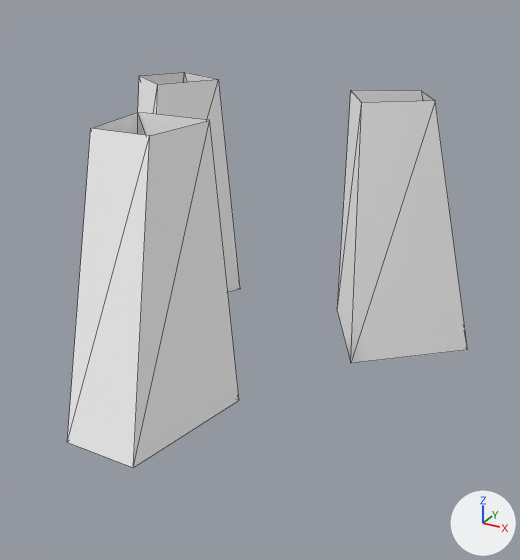
The OBJ model Assets/Art/Nova1492/GXConverted/Models/UnitParts/Accessories/datan_common_acptwr2_3468410b.obj: old version first, new version second.
One viewpoint serves both versions: a 50 mm camera at (1.063, -1.815, 1.231) aimed at (0.101, -0.066, 0.357). Every picture has the same lights, and +X, +Y and +Z are marked at lower right. The picture after the commit comes second. Mesh edges are drawn as thin lines. Where no turn or scale is listed for an object, it has been applied to the vertices.

Objects in the first picture: 'datan_common_acptwr2_3468410b'.
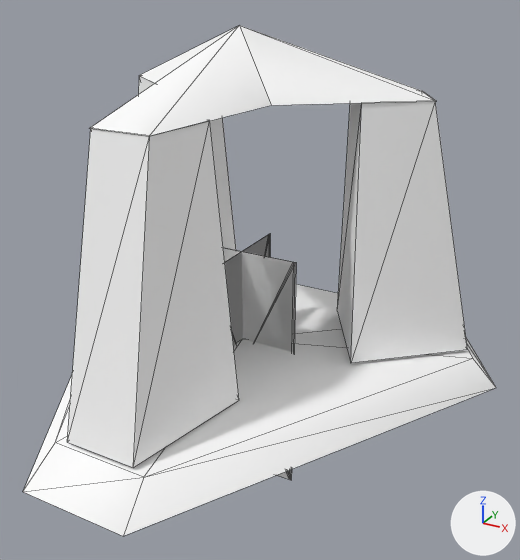
What differs and where, as boxes [x1, y1, x2, y2] in the pictures (520 x 560 px):
'datan_common_acptwr2_3468410b_mesh00', added
    after: [23, 25, 496, 536]
'datan_common_acptwr2_3468410b_mesh04', added
    after: [223, 234, 296, 480]
'datan_common_acptwr2_3468410b_mesh03', added
    after: [223, 234, 293, 479]
'datan_common_acptwr2_3468410b_mesh02', added
    after: [224, 235, 295, 480]

Patch to the scene script:
```diff
--- a/Assets/Art/Nova1492/GXConverted/Models/UnitParts/Accessories/datan_common_acptwr2_3468410b.obj.py
+++ b/Assets/Art/Nova1492/GXConverted/Models/UnitParts/Accessories/datan_common_acptwr2_3468410b.obj.py
@@ me_datan_common_acptwr2_3468410b_mesh04 @@
+me_datan_common_acptwr2_3468410b_mesh04.from_pydata([(-0.189, 0.0, 0.407), (-0.189, 0.0, -0.407), (0.189, 0.0, 0.407), (0.189, 0.0, -0.407), (0.0, -0.189, 0.407), (0.0, -0.189, -0.407), (0.0, 0.189, 0.407), (0.0, 0.189, -0.407)], [], [(0, 1, 2), (3, 2, 1), (2, 3, 0), (1, 0, 3), (4, 5, 6), (7, 6, 5), (6, 7, 4), (5, 4, 7)])
+me_datan_common_acptwr2_3468410b_mesh04.materials.append(mat_datan_common_acptwr2_3468410b)  # its picture is missing
@@ me_datan_common_acptwr2_3468410b_mesh03 @@
+me_datan_common_acptwr2_3468410b_mesh03.from_pydata([(-0.179, 0.0, 0.407), (-0.179, 0.0, -0.407), (0.179, 0.0, 0.407), (0.179, 0.0, -0.407), (0.0, -0.179, 0.407), (0.0, -0.179, -0.407), (0.0, 0.179, 0.407), (0.0, 0.179, -0.407)], [], [(0, 1, 2), (3, 2, 1), (2, 3, 0), (1, 0, 3), (4, 5, 6), (7, 6, 5), (6, 7, 4), (5, 4, 7)])
+me_datan_common_acptwr2_3468410b_mesh03.materials.append(mat_datan_common_acptwr2_3468410b)  # its picture is missing
@@ me_datan_common_acptwr2_3468410b_mesh02 @@
+me_datan_common_acptwr2_3468410b_mesh02.from_pydata([(-0.185, 0.0, 0.407), (-0.185, 0.0, -0.407), (0.185, 0.0, 0.407), (0.185, 0.0, -0.407), (0.0, -0.185, 0.407), (0.0, -0.185, -0.407), (0.0, 0.185, 0.407), (0.0, 0.185, -0.407)], [], [(0, 1, 2), (3, 2, 1), (2, 3, 0), (1, 0, 3), (4, 5, 6), (7, 6, 5), (6, 7, 4), (5, 4, 7)])
+me_datan_common_acptwr2_3468410b_mesh02.materials.append(mat_datan_common_acptwr2_3468410b)  # its picture is missing
@@ me_datan_common_acptwr2_3468410b_mesh00 @@
+me_datan_common_acptwr2_3468410b_mesh00.from_pydata(...)  # 23 vertices, 27 faces; spans x -0.8..0.78, y -0.82..0.54, z 0.0..1.08
+me_datan_common_acptwr2_3468410b_mesh00.materials.append(mat_datan_common_acptwr2_3468410b)  # its picture is missing
@@ ob_datan_common_acptwr2_3468410b_mesh04 @@
+ob_datan_common_acptwr2_3468410b_mesh04 = bpy.data.objects.new('datan_common_acptwr2_3468410b_mesh04', me_datan_common_acptwr2_3468410b_mesh04)
+ob_datan_common_acptwr2_3468410b_mesh04.location = (0.0, 0.0, 0.0)
@@ ob_datan_common_acptwr2_3468410b_mesh03 @@
+ob_datan_common_acptwr2_3468410b_mesh03 = bpy.data.objects.new('datan_common_acptwr2_3468410b_mesh03', me_datan_common_acptwr2_3468410b_mesh03)
+ob_datan_common_acptwr2_3468410b_mesh03.location = (0.0, 0.0, 0.0)
@@ ob_datan_common_acptwr2_3468410b_mesh02 @@
+ob_datan_common_acptwr2_3468410b_mesh02 = bpy.data.objects.new('datan_common_acptwr2_3468410b_mesh02', me_datan_common_acptwr2_3468410b_mesh02)
+ob_datan_common_acptwr2_3468410b_mesh02.location = (0.0, 0.0, 0.0)
@@ ob_datan_common_acptwr2_3468410b_mesh00 @@
+ob_datan_common_acptwr2_3468410b_mesh00 = bpy.data.objects.new('datan_common_acptwr2_3468410b_mesh00', me_datan_common_acptwr2_3468410b_mesh00)
+ob_datan_common_acptwr2_3468410b_mesh00.location = (0.0, 0.0, 0.0)
```
